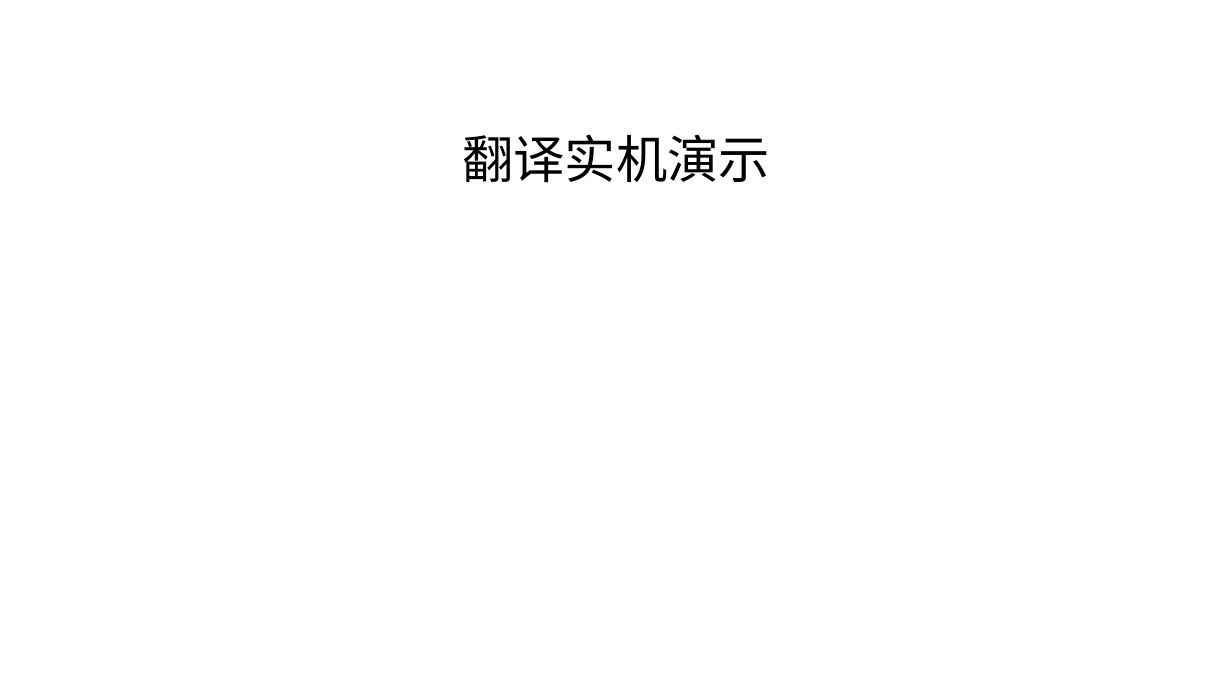
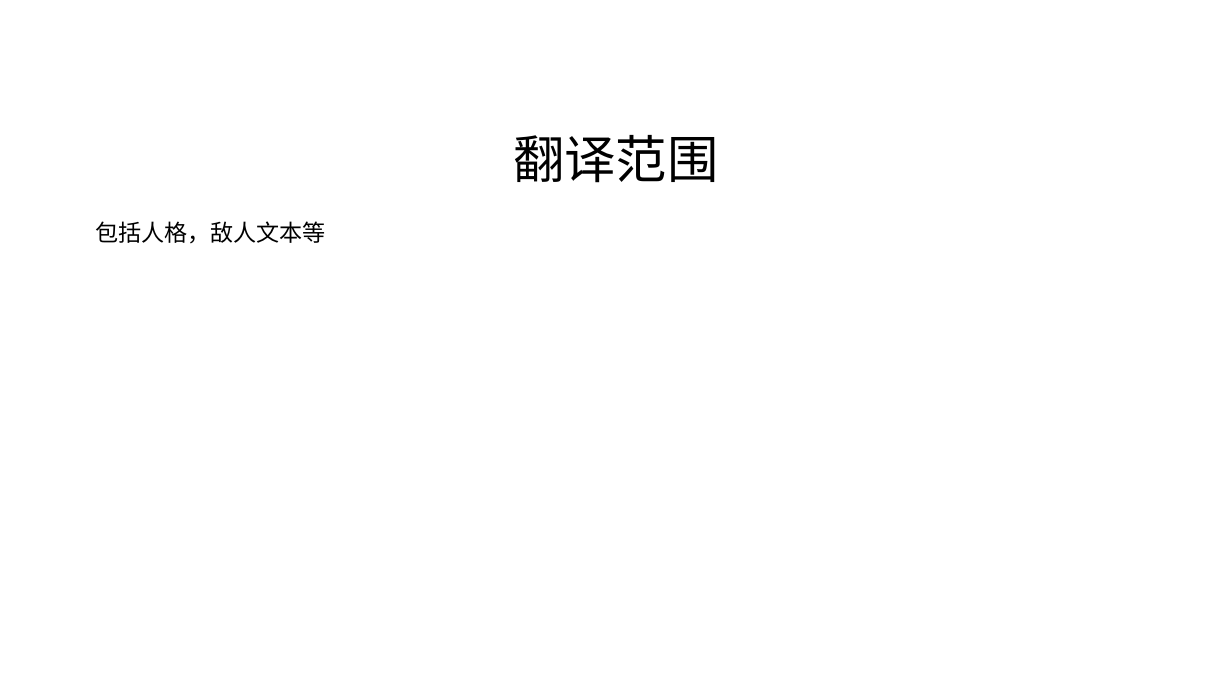
Before and after one commit to haool871/Limbus-Company-Chapter-10-Week-1-Chinese-Localization-Share, a slide deck: slide 4 of docs/边狱巴士第十章.pptx. Drawn at 1232x693 pixels with LibreOffice and Linux fonts; fonts in the diff are those of the drawing. Boxes give left, top, right and bottom in pixels: in the first picture for what was removed or moved away, otherwise in the second. Text is boxed around its words. In the diff, an @@ line names an element or a change of style, - is before the commit and + after.

```diff
--- a/docs/边狱巴士第十章.pptx
+++ b/docs/边狱巴士第十章.pptx
@@ text at <box>513,135,718,183</box>: text changed @@
-翻译实机演示
+翻译范围
@@ text added at <box>95,221,326,244</box>, 18 pt, text #000000 @@
+包括人格，敌人文本等
```
Also in this commit, not shown: 2 other slides changed, 1 slide added, 1 slide removed, 52 other files.
